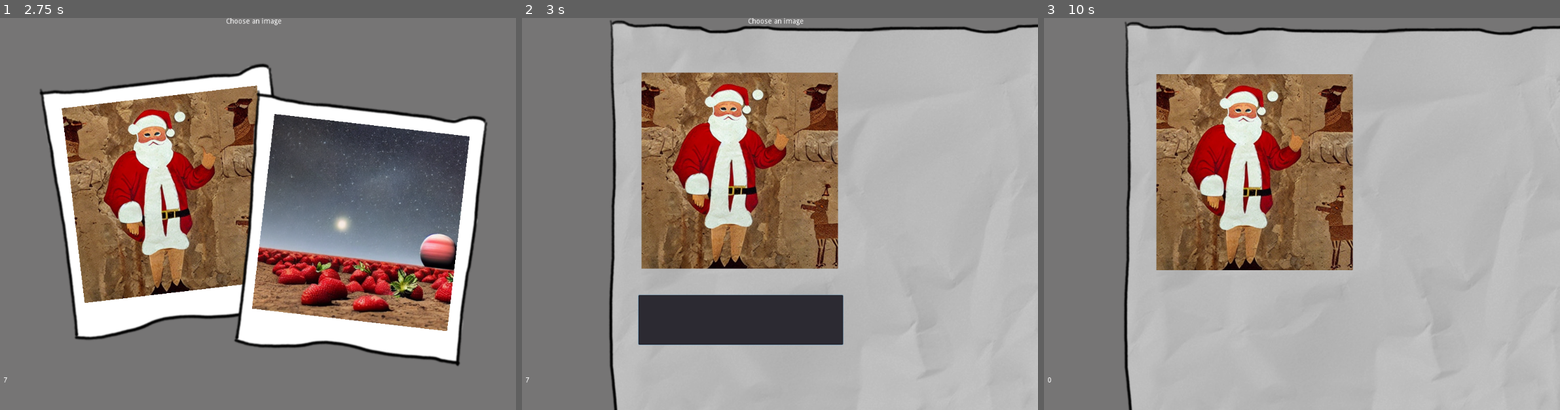
Above: before the commit, frames 1-3 (left to right).
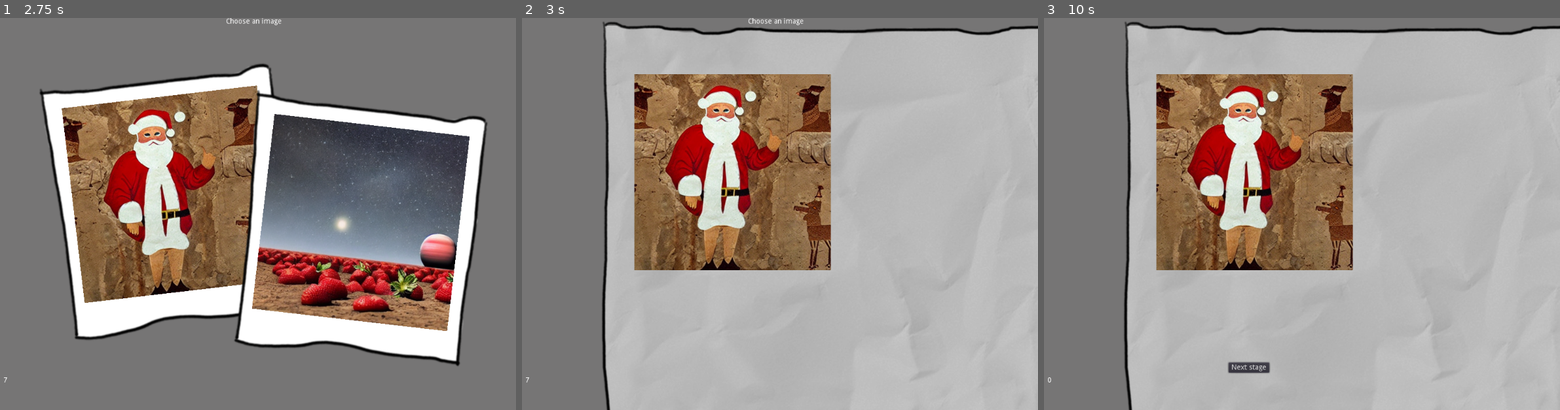
Above: after the commit, the same moments.

Repository: Aidturith/ld51_every_10_seconds
Game: Godot game, scene res://scenes/Game.tscn
The game is run twice, just before and just after one commit, with the same random seed, the same clock (stepped at 60 frames per second) and the same inputs.
Inputs (mouse positions are in pixels of both pictures, inside the frame that each line leads up to):
- Up to frame 1 (2.75 s): click "Next stage" at 0.5 s; click "Next stage" at 1.25 s; click "Next stage" at 2 s
- Up to frame 2 (3 s): tap Enter at 2.75 s; move the mouse to (583, 108) at 2.77 s; click (583, 108) at 2.92 s
- Up to frame 3 (10 s): tap Space at 3.5 s; move the mouse to (1193, 233) at 3.52 s; click (1193, 233) at 3.67 s; move the mouse to (1348, 127) at 4.27 s; click (1348, 127) at 4.42 s; tap Enter at 5 s; move the mouse to (1271, 292) at 5.02 s; click (1271, 292) at 5.17 s; move the mouse to (1456, 272) at 5.77 s; click (1456, 272) at 5.92 s; move the mouse to (1142, 155) at 6.52 s; click (1142, 155) at 6.67 s; move the mouse to (1322, 214) at 7.27 s; click (1322, 214) at 7.42 s; move the mouse to (1219, 116) at 8.02 s; click (1219, 116) at 8.17 s; move the mouse to (1415, 194) at 8.77 s; click (1415, 194) at 8.92 s; move the mouse to (1193, 233) at 9.52 s; click (1193, 233) at 9.67 s

Frame 1 is identical in both runs. In frame 2, 18% of the frame differs, in the area x 15-100%, y 0-100%; in frame 3, 0.2%.

Commit message:
Add nicer title font

Diff:
--- /dev/null
+++ b/src/ressources/title_font.tres
@@ -0,0 +1,8 @@
+[gd_resource type="DynamicFont" load_steps=2 format=2]
+
+[ext_resource path="res://assets/fonts/RobotoSlab-SemiBold.ttf" type="DynamicFontData" id=1]
+
+[resource]
+size = 35
+use_filter = true
+font_data = ExtResource( 1 )
--- a/src/scenes/Photo.tscn
+++ b/src/scenes/Photo.tscn
@@ -13,6 +13,7 @@
 [node name="Sprites" type="Node2D" parent="."]
 
 [node name="Polaroid" type="Sprite" parent="Sprites"]
+visible = false
 position = Vector2( 200, 198 )
 scale = Vector2( 1.05, 1.1 )
 texture = ExtResource( 3 )
--- a/src/scenes/Result.tscn
+++ b/src/scenes/Result.tscn
@@ -1,7 +1,8 @@
-[gd_scene load_steps=3 format=2]
+[gd_scene load_steps=4 format=2]
 
 [ext_resource path="res://scripts/scenes/Result.gd" type="Script" id=1]
 [ext_resource path="res://scenes/Photo.tscn" type="PackedScene" id=2]
+[ext_resource path="res://ressources/title_font.tres" type="DynamicFont" id=3]
 
 [node name="Result" type="Node2D"]
 script = ExtResource( 1 )
@@ -11,13 +12,22 @@
 margin_bottom = 768.0
 color = Color( 0.462745, 0.458824, 0.458824, 1 )
 
+[node name="Image" parent="." instance=ExtResource( 2 )]
+margin_left = 235.0
+margin_top = 110.0
+margin_right = 235.0
+margin_bottom = 110.0
+display = 1
+
 [node name="RichTextLabel" type="RichTextLabel" parent="."]
-margin_left = 237.0
-margin_top = 576.0
-margin_right = 637.0
-margin_bottom = 673.0
+margin_left = 235.0
+margin_top = 515.0
+margin_right = 635.0
+margin_bottom = 612.0
+custom_fonts/normal_font = ExtResource( 3 )
 bbcode_enabled = true
-text = "score placeholder"
+bbcode_text = "[color=black]Title scored here[/color]"
+text = "Title scored here"
 
 [node name="ButtonNext" type="Button" parent="."]
 margin_left = 376.0
@@ -26,11 +36,4 @@
 margin_bottom = 695.0
 text = "Next stage"
 
-[node name="Image" parent="." instance=ExtResource( 2 )]
-margin_left = 235.0
-margin_top = 110.0
-margin_right = 235.0
-margin_bottom = 110.0
-display = 1
-
 [connection signal="pressed" from="ButtonNext" to="." method="_on_Button_pressed"]
--- a/src/scenes/Typing.tscn
+++ b/src/scenes/Typing.tscn
@@ -1,7 +1,12 @@
-[gd_scene load_steps=3 format=2]
+[gd_scene load_steps=6 format=2]
 
 [ext_resource path="res://scripts/scenes/Typing.gd" type="Script" id=1]
+[ext_resource path="res://ressources/title_font.tres" type="DynamicFont" id=2]
 [ext_resource path="res://scenes/Photo.tscn" type="PackedScene" id=3]
+
+[sub_resource type="StyleBoxEmpty" id=1]
+
+[sub_resource type="StyleBoxEmpty" id=2]
 
 [node name="Typing" type="Node2D"]
 script = ExtResource( 1 )
@@ -27,15 +32,21 @@
 margin_bottom = 18.0
 
 [node name="Image" parent="." instance=ExtResource( 3 )]
-margin_left = 249.0
-margin_top = 107.0
-margin_right = 249.0
-margin_bottom = 107.0
+margin_left = 235.0
+margin_top = 110.0
+margin_right = 235.0
+margin_bottom = 110.0
 display = 1
 
 [node name="LineEdit" type="LineEdit" parent="."]
-margin_left = 243.0
-margin_top = 543.0
-margin_right = 643.0
-margin_bottom = 640.0
+margin_left = 235.0
+margin_top = 515.0
+margin_right = 782.0
+margin_bottom = 568.0
+custom_colors/font_color = Color( 0, 0, 0, 1 )
+custom_fonts/font = ExtResource( 2 )
+custom_styles/focus = SubResource( 1 )
+custom_styles/normal = SubResource( 2 )
+text = "Player input here"
 caret_blink = true
+caret_blink_speed = 0.3
--- a/src/scripts/scenes/Result.gd
+++ b/src/scripts/scenes/Result.gd
@@ -34,8 +34,8 @@
 	$RichTextLabel.append_bbcode("[wave amp=25 freq=2]")
 
 func push_color(score: float):
-	var color = white_red_gradient(score)
+	var color = black_red_gradient(score)
 	$RichTextLabel.push_color(color)
 
-func white_red_gradient(weight: float):
-	return Color(1, 1 - weight, 1 - weight)
+func black_red_gradient(weight: float):
+	return Color(weight, 0, 0)
Binary file added: src/assets/fonts/RobotoSlab-Regular.ttf
Binary file added: src/assets/fonts/RobotoSlab-SemiBold.ttf
